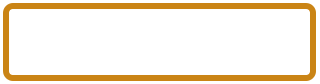
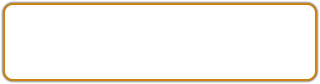
Layers edited between the first and the second 320×84 image:
painted on "Rectangle arrondi 1" over <box>306,3,317,81</box>
